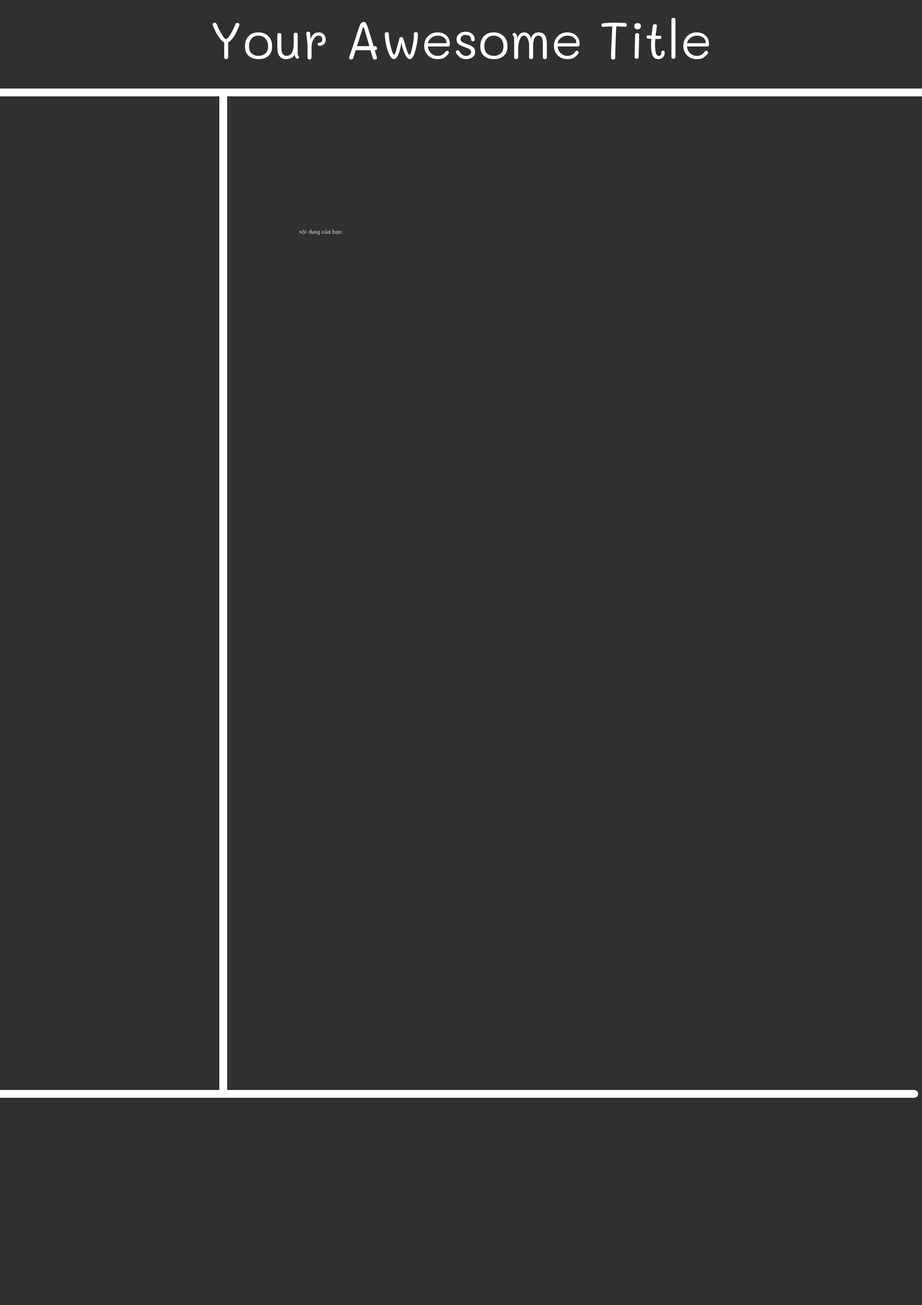
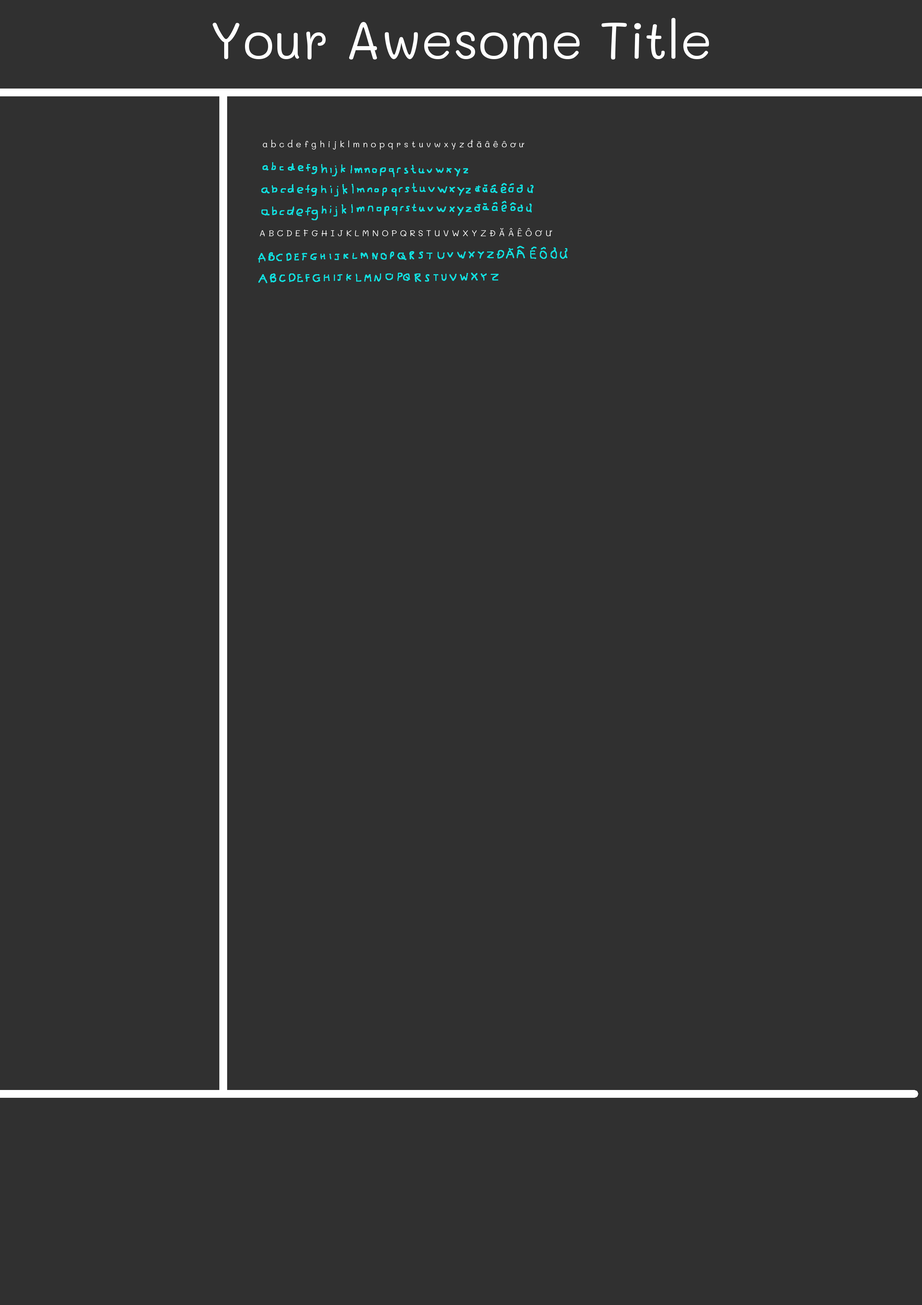
The second (922, 1305) image is a revision of the first. Changes to its layers:
added layer "text 2" above "text 1" over [259, 227, 553, 237]
painted on "text 1" over [262, 139, 525, 235]
painted on "Content" over [258, 182, 568, 284]
painted on "Background" over [261, 162, 471, 197]
